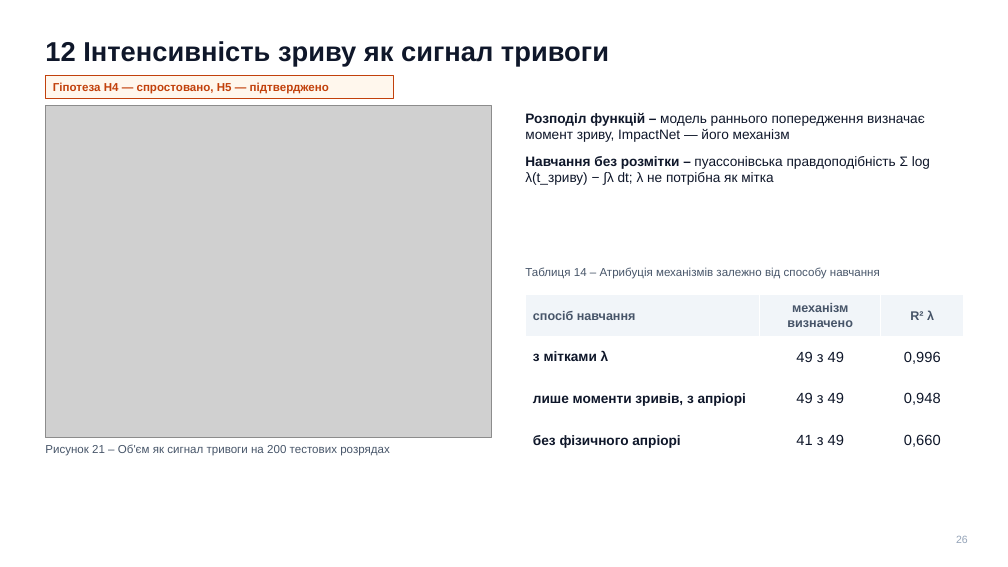
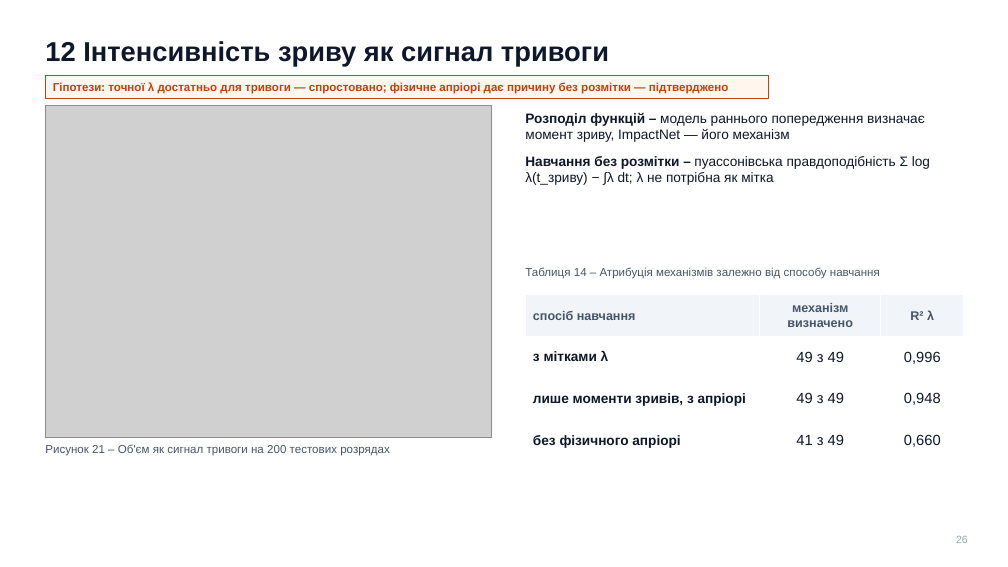
Before and after one commit to llllenah/plasma-disruption-prediction, a slide deck: slide 26 of docs/presentation.pptx. Drawn at 1008x567 pixels with LibreOffice and Linux fonts; fonts in the diff are those of the drawing; grey boxes stand for pictures. Boxes give left, top, right and bottom in pixels: in the first picture for what was removed or moved away, otherwise in the second. Text is boxed around its words. In the diff, an @@ line names an element or a change of style, - is before the commit and + after.

```diff
--- a/docs/presentation.pptx
+++ b/docs/presentation.pptx
@@ rectangle: place and size @@
-rectangle at <box>45,76,393,98</box>
+rectangle at <box>45,76,768,98</box>
@@ text at <box>53,82,728,94</box>: text changed @@
-Гіпотеза H4 — спростовано, H5 — підтверджено
+Гіпотези: точної λ достатньо для тривоги — спростовано; фізичне апріорі дає причину без розмітки — підтверджено
```
Also in this commit, not shown: 6 other slides changed, 1 other file.
